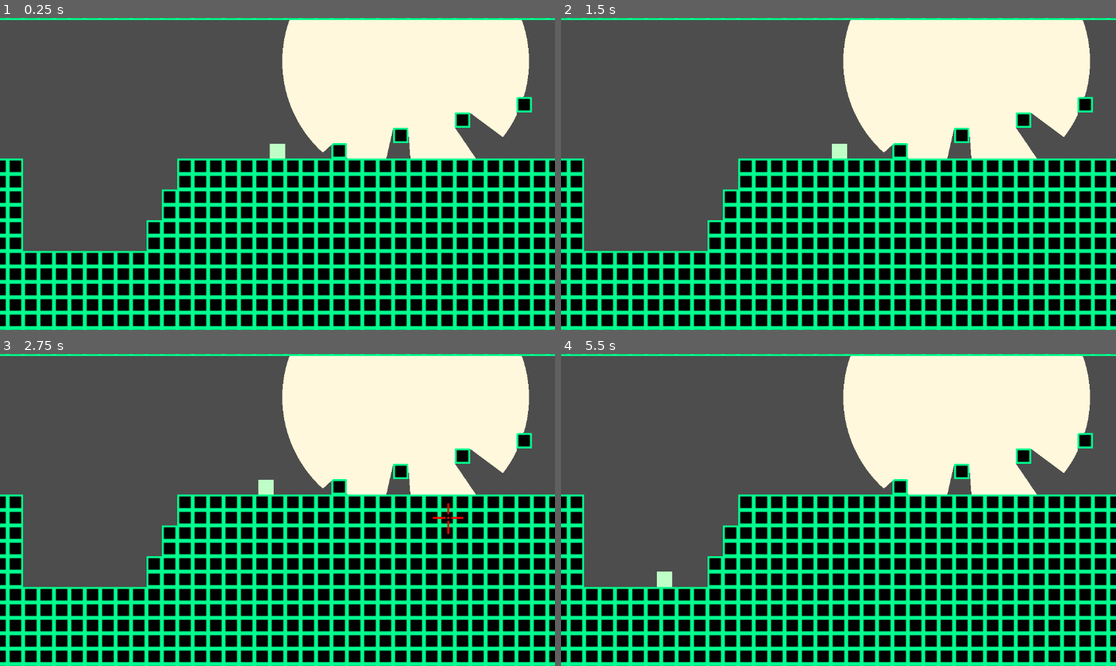
Above: before the commit, frames 1-4 (two rows, left to right).
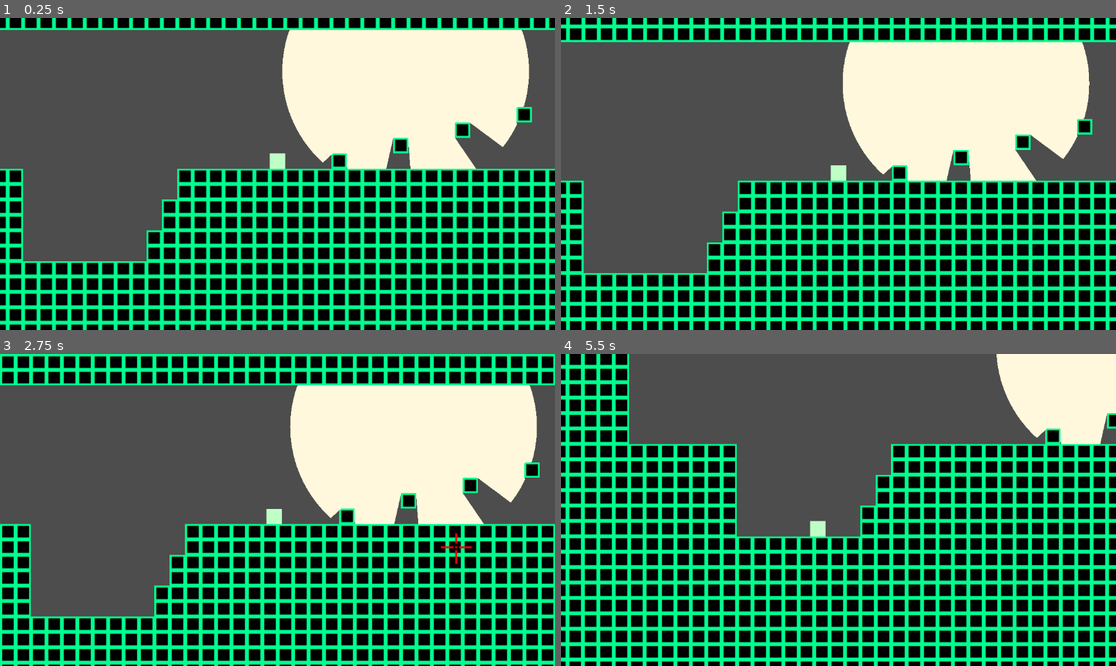
Above: after the commit, the same moments.

Repository: mtthwm/Godot-Platformer
Game: Godot game, scene res://Scenes/PlayerExperimentation.tscn
The game is run twice, just before and just after one commit, with the same random seed, the same clock (stepped at 60 frames per second) and the same inputs.
Inputs:
- Up to frame 1 (0.25 s): no input
- Up to frame 2 (1.5 s): hold D (move_right) 0.53-1.28 s; hold Shift (move_grapple) 0.53-1.28 s; tap Space (move_jump) at 0.77 s; hold S (move_down) from 1.28 s (still down); tap Shift (move_grapple) at 1.35 s
- Up to frame 3 (2.75 s): tap Space (move_jump) at 1.52 s; release S (move_down) at 2.03 s; hold D (move_right) from 2.03 s (still down); hold Shift (move_grapple) from 2.03 s (still down)
- Up to frame 4 (5.5 s): release D (move_right) at 2.78 s; release Shift (move_grapple) at 2.78 s; hold W (move_up) 2.78-3.53 s; tap Shift (move_grapple) at 2.85, 4.35 s; tap Space (move_jump) at 3.02, 3.77, 4.52 s; hold Shift (move_grapple) 3.53-4.28 s; hold A (move_left) 3.53-5.03 s; hold S (move_down) from 5.03 s (still down); hold Shift (move_grapple) from 5.03 s (still down)

The runs differ from the first frame. In frame 1, 32% of the frame differs, in the area x 0-100%, y 0-100%; in frame 2, 41%; in frame 3, 47%; in frame 4, 64%.

Commit message:
Add camera movement

Diff:
--- a/Scenes/PlayerExperimentation.tscn
+++ b/Scenes/PlayerExperimentation.tscn
@@ -1,8 +1,9 @@
-[gd_scene load_steps=17 format=3 uid="uid://dq7axmxbv4wty"]
+[gd_scene load_steps=18 format=3 uid="uid://dq7axmxbv4wty"]
 
 [ext_resource type="Script" path="res://Script/PlayerMovement.gd" id="1_1pn2c"]
 [ext_resource type="Texture2D" uid="uid://b8754c7ftkswr" path="res://SpriteAtlas/DebugTilemap.png" id="2_d8oc8"]
 [ext_resource type="Script" path="res://Script/GroundChecker.gd" id="2_thmgb"]
+[ext_resource type="Script" path="res://Script/CameraFollow.gd" id="3_5q01v"]
 [ext_resource type="Script" path="res://Script/Observer.gd" id="4_3oj6r"]
 [ext_resource type="Texture2D" uid="uid://bnvca84fwsjp4" path="res://SpriteAtlas/ObserverGradient.png" id="5_n5yul"]
 [ext_resource type="Texture2D" uid="uid://n2yioeiesti2" path="res://Sprites/Crosshairs.png" id="6_is4is"]
@@ -131,8 +132,10 @@
 position = Vector2(0, -9)
 shape = SubResource("RectangleShape2D_3npsx")
 
-[node name="Camera2D" type="Camera2D" parent="."]
+[node name="Camera2D" type="Camera2D" parent="." node_paths=PackedStringArray("positionToFollow")]
 zoom = Vector2(2, 2)
+script = ExtResource("3_5q01v")
+positionToFollow = NodePath("../Player")
 
 [node name="TileMap" type="TileMap" parent="."]
 position = Vector2(-8, 0)
--- /dev/null
+++ b/Script/CameraFollow.gd
@@ -0,0 +1,7 @@
+extends Node2D
+
+@export var positionToFollow: Node2D;
+@export var lerpSpeed: float = 2;
+
+func _physics_process(delta):
+	position = lerp(position, positionToFollow.global_position, delta * lerpSpeed);
